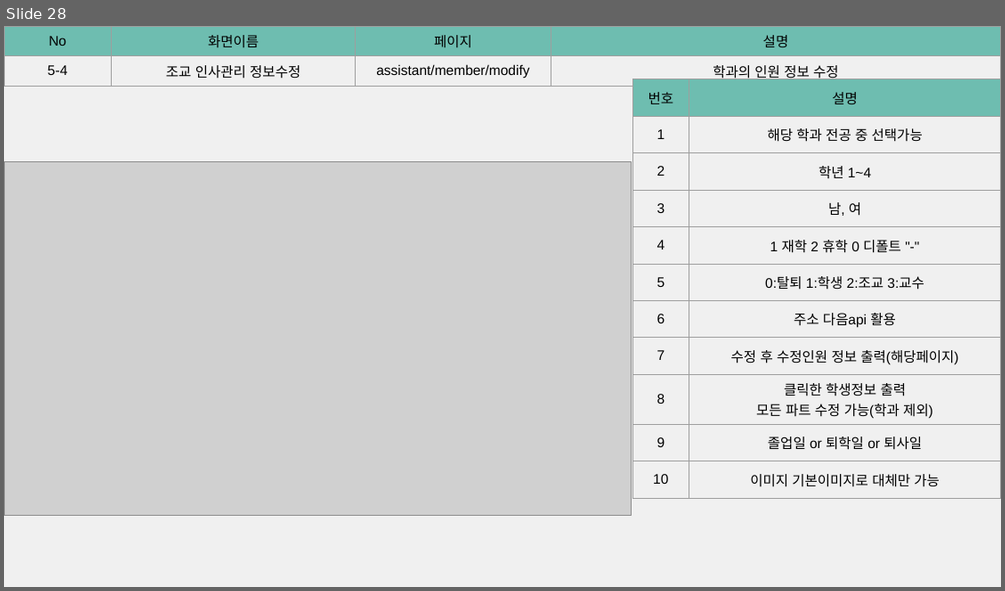
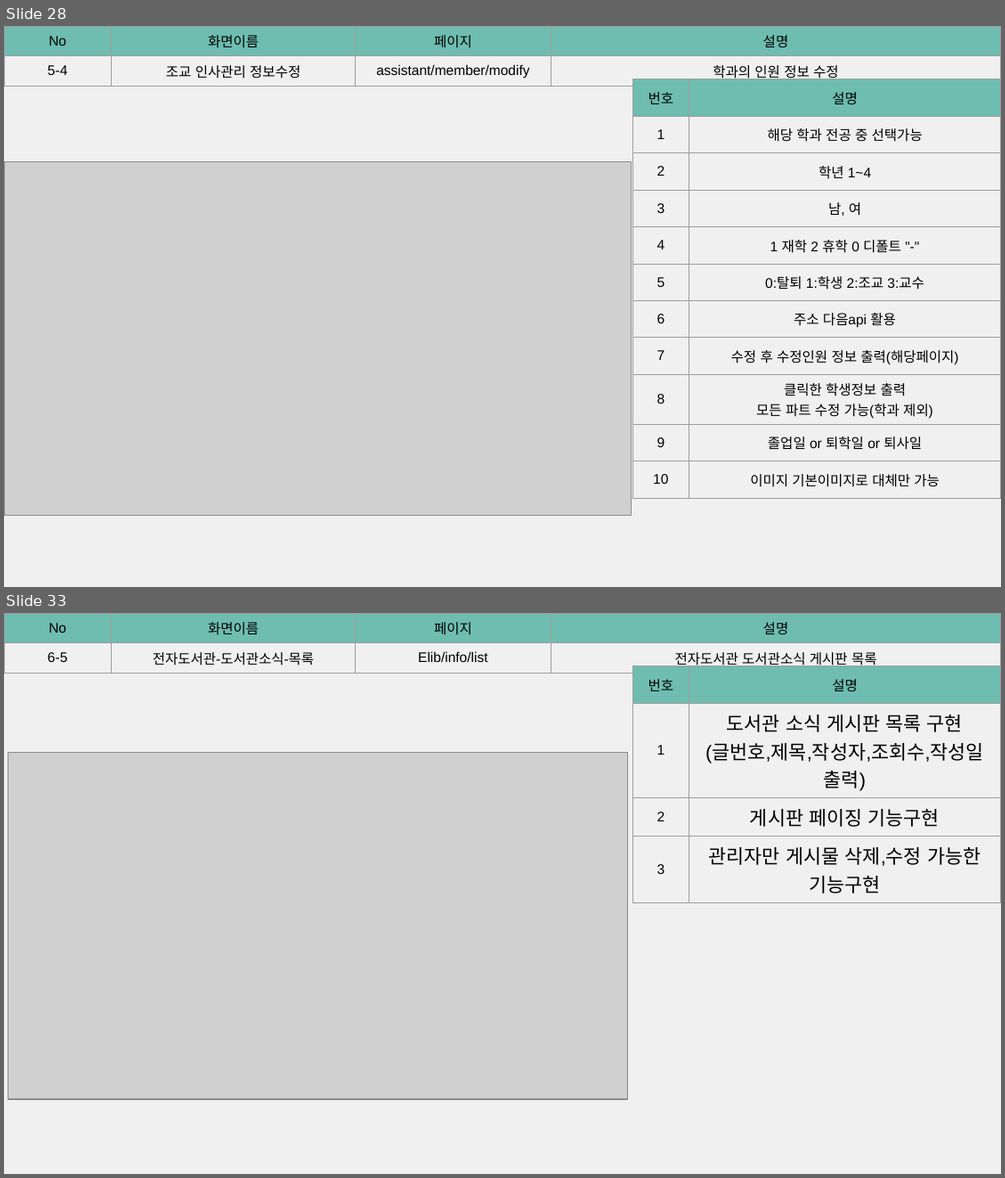
Before and after one commit to yndgow/ChimAcademy, a slide deck: 스토리보드/침대학교 스토리보드 v1.4.pptx. Shown one above the other, each under a label of ours: slide 28 before the commit, slides 28 and 33 after it; the slides between them are not shown. The pictures are 1005x591 and 1005x1178 pixels, drawn with LibreOffice and Linux fonts; fonts in the diff are those of the drawing; grey boxes stand for pictures. Boxes give left, top, right and bottom in pixels: in the first picture for what was removed or moved away, otherwise in the second. Text is boxed around its words. In the diff, an @@ line names an element or a change of style, - is before the commit and + after.

Commit message:
2023/03/27 스토리보드 추가 및 전자도서 부가기능 구현 중

```diff
--- a/스토리보드/침대학교 스토리보드 v1.4.pptx
+++ b/스토리보드/침대학교 스토리보드 v1.4.pptx
@@ slide 33 added at box(4, 613, 1001, 1174), background #F0F0F0 @@
@@ table added at box(4, 613, 1001, 672), 2 rows, 4 columns @@
+No | 화면이름 | 페이지 | 설명
+6-5 | 전자도서관-도서관소식-목록 | Elib/info/list | 전자도서관 도서관소식 게시판 목록
@@ table added at box(633, 666, 1001, 897), 4 rows, 2 columns @@
+번호 | 설명
+1 | 도서관 소식 게시판 목록 구현 / (글번호,제목,작성자,조회수,작성일 출력)
+2 | 게시판 페이징 기능구현
+3 | 관리자만 게시물 삭제,수정 가능한 기능구현
@@ picture added at box(8, 753, 627, 1100) @@
```
Also in this commit, not shown: 7 other slides added, 13 other files.
